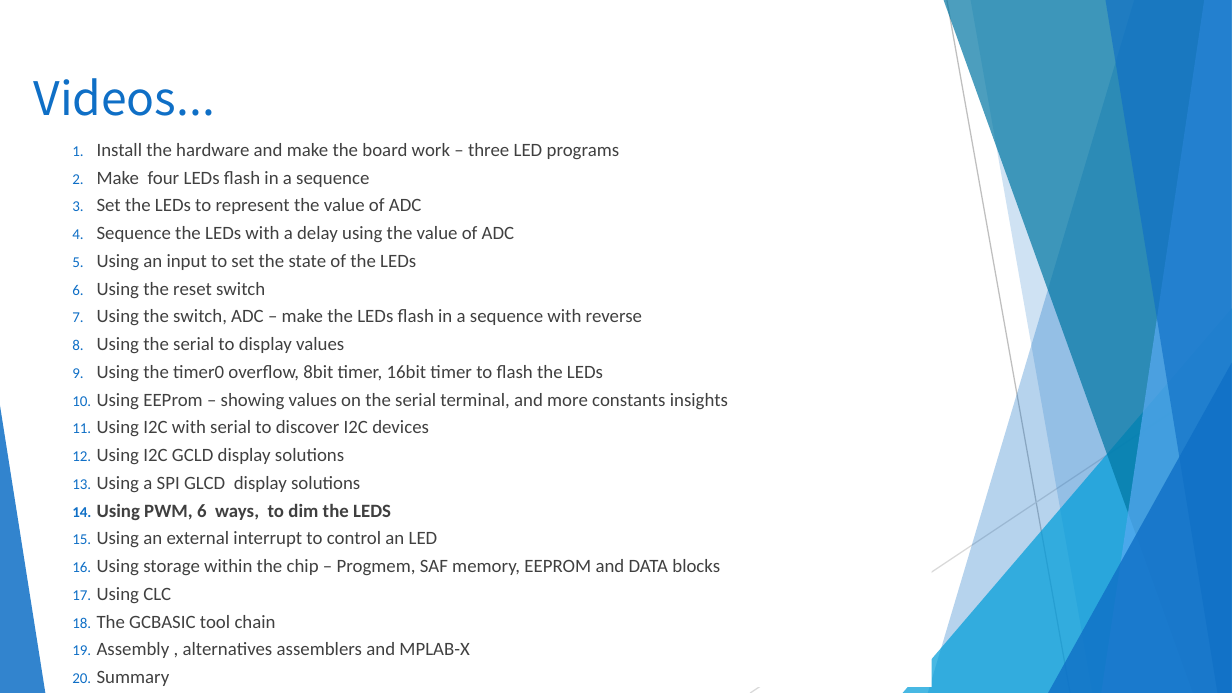
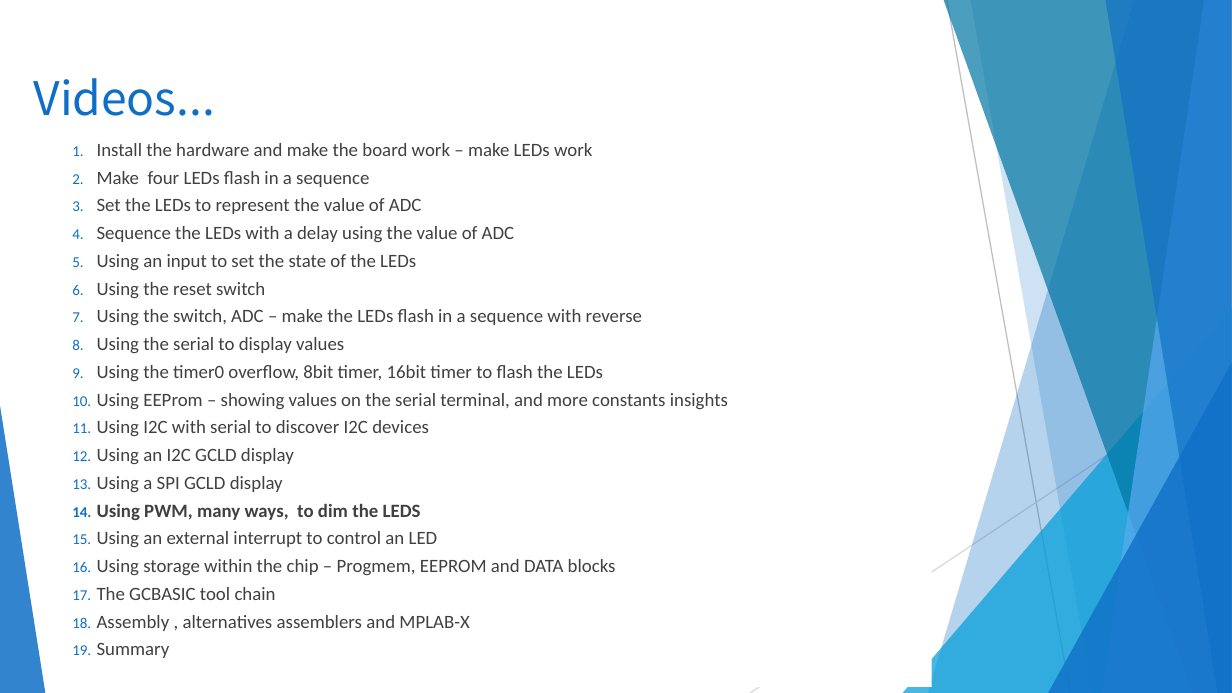
Before and after one commit to GreatCowBASIC/Demonstration_Sources, a slide deck: slide 17 of Vendor_Boards/Microchip_PICDEM 2 plus_board_2010/tutorials/GCBASIC_Part13_GLCD_SPI.pptx (slide 16 before the commit). Drawn at 1232x693 pixels with LibreOffice and Linux fonts; fonts in the diff are those of the drawing; background and template pictures are left out. Boxes give left, top, right and bottom in pixels: in the first picture for what was removed or moved away, otherwise in the second. Text is boxed around its words. In the diff, an @@ line names an element or a change of style, - is before the commit and + after.

```diff
--- a/Vendor_Boards/Microchip_PICDEM 2 plus_board_2010/tutorials/GCBASIC_Part13_GLCD_SPI.pptx
+++ b/Vendor_Boards/Microchip_PICDEM 2 plus_board_2010/tutorials/GCBASIC_Part13_GLCD_SPI.pptx
@@ text at (97, 143, 592, 156): text changed @@
-1. Install the hardware and make the board work – three LED programs
+1. Install the hardware and make the board work – make LEDs work
@@ text at (97, 448, 421, 520): text changed @@
-12. Using I2C GCLD display solutions
-13. Using a SPI GLCD display solutions
-14. Using PWM, 6 ways, to dim the LEDS
+12. Using an I2C GCLD display
+13. Using a SPI GCLD display
+14. Using PWM, many ways, to dim the LEDS
@@ text at (97, 559, 616, 575): text changed @@
-16. Using storage within the chip – Progmem, SAF memory, EEPROM and DATA blocks
-17. Using CLC
+16. Using storage within the chip – Progmem, EEPROM and DATA blocks
```
Also in this commit, not shown: 13 other slides changed, 2 slides added, 1 slide removed, 58 other files.
